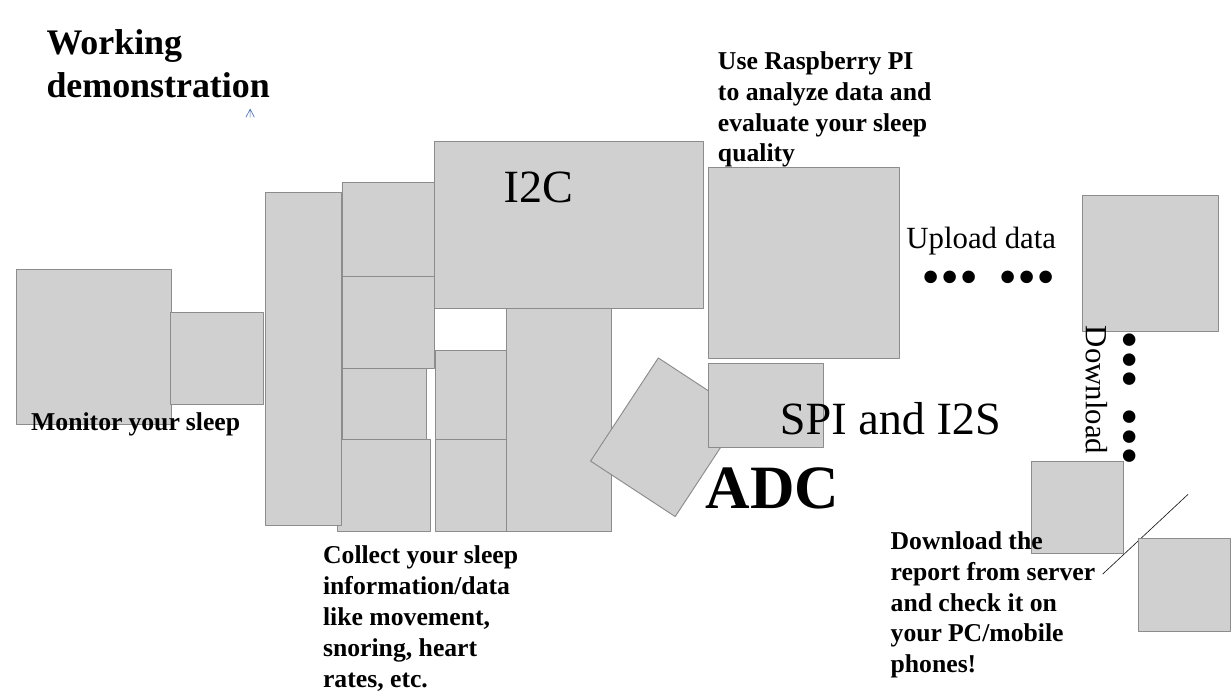
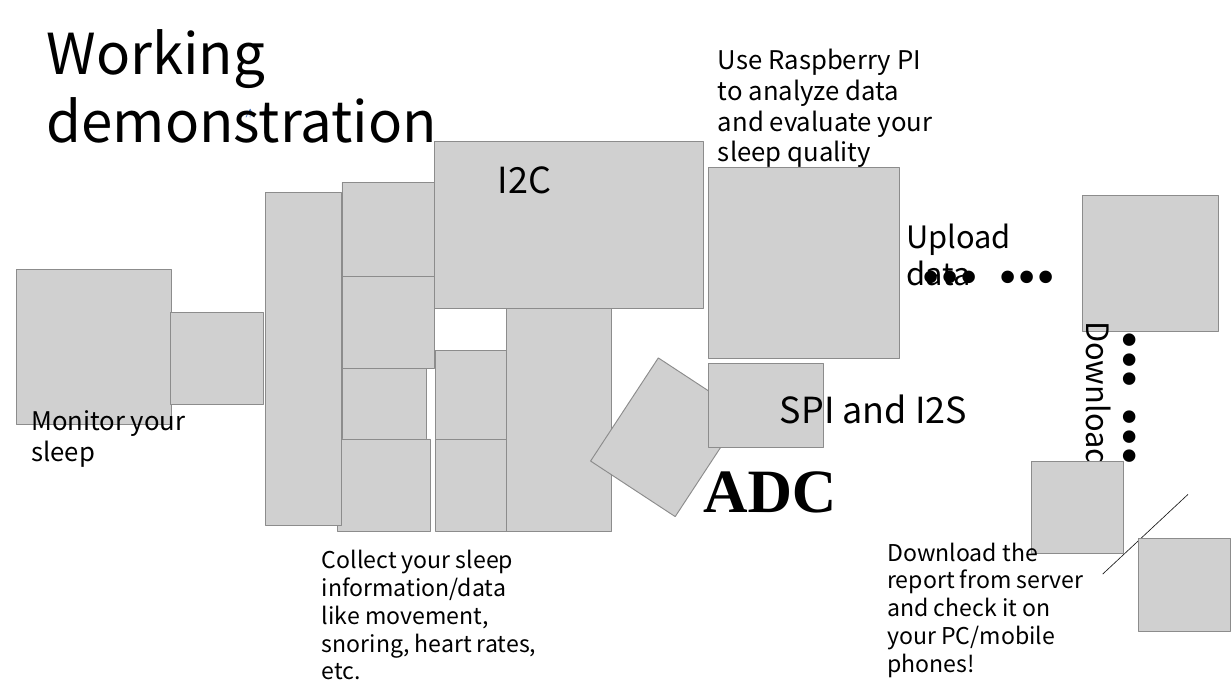
Before and after one commit to UofG-RTEP-Team25/SleepQualityEvaluationRPi, a slide deck: slide 4 of Documents/Sleep Quality Evaluation Introduction.pptx. Drawn at 1232x693 pixels with LibreOffice and Linux fonts; fonts in the diff are those of the drawing; grey boxes stand for pictures. Boxes give left, top, right and bottom in pixels: in the first picture for what was removed or moved away, otherwise in the second. Text is boxed around its words. In the diff, an @@ line names an element or a change of style, - is before the commit and + after.

```diff
--- a/Documents/Sleep Quality Evaluation Introduction.pptx
+++ b/Documents/Sleep Quality Evaluation Introduction.pptx
@@ text "Working demonstration" at [47,29,437,157]: size 28 to 44 pt, font Times New Roman to Noto Sans CJK SC, bold off @@
@@ text "Use Raspberry PI to analyze ..." at [718,48,932,168]: font Times New Roman to Noto Sans CJK SC, bold off @@
@@ text "I2C" at [498,166,551,194]: size 36 to 28 pt, font Times New Roman to Noto Sans CJK SC @@
@@ text "Upload data" at [906,223,1011,286]: font Times New Roman to Noto Sans CJK SC @@
@@ text "Download" at [1077,335,1122,464]: font Times New Roman to Noto Sans CJK SC @@
@@ text "SPI and I2S" at [780,387,967,433]: size 36 to 28 pt, font Times New Roman to Noto Sans CJK SC @@
@@ text "Monitor your sleep" at [31,403,185,467]: font Times New Roman to Noto Sans CJK SC, bold off @@
@@ text "ADC": place and size @@
-text "ADC" at [706,459,839,509]
+text "ADC" at [703,464,836,513]
@@ text "Download the report from server ...": place and size @@
-text "Download the report from server ..." at [891,529,1095,678]
+text "Download the report from server ..." at [887,537,1084,650]
@@ text "Download the report from server ..." at [887,537,1084,650]: size 20 to 18 pt, font Times New Roman to Noto Sans CJK SC, bold off @@
@@ text "Collect your sleep information/data like ..." at [322,549,536,657]: size 20 to 18 pt, font Times New Roman to Noto Sans CJK SC, bold off @@
```
Also in this commit, not shown: 1 other slide changed.
